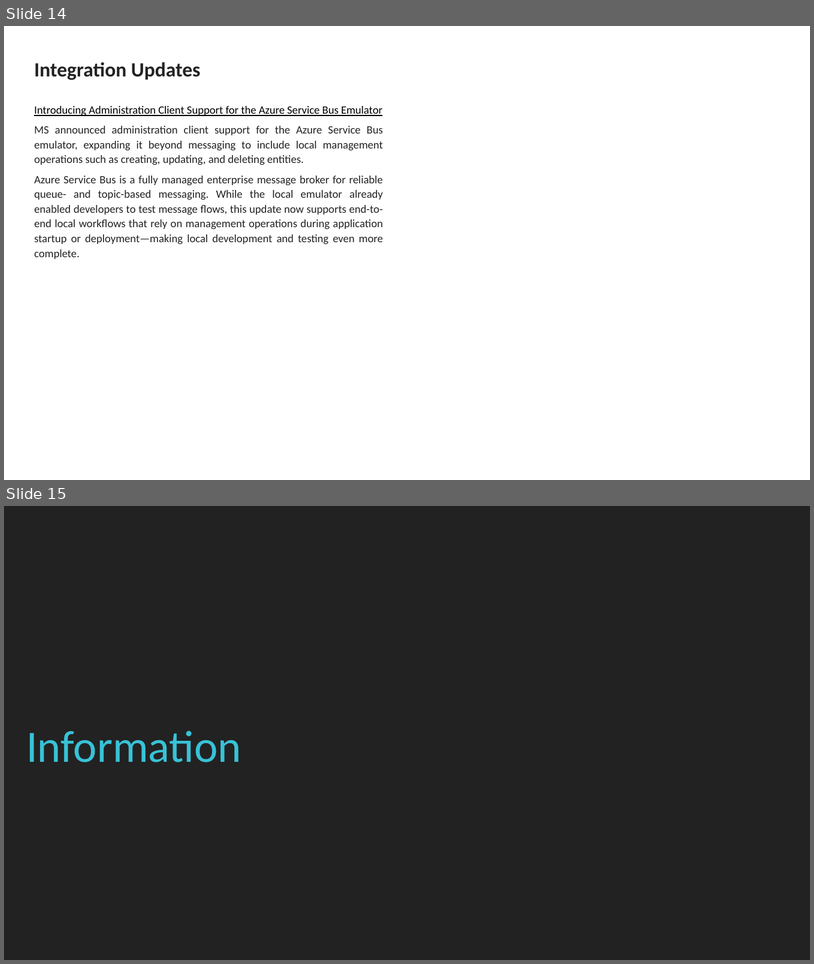
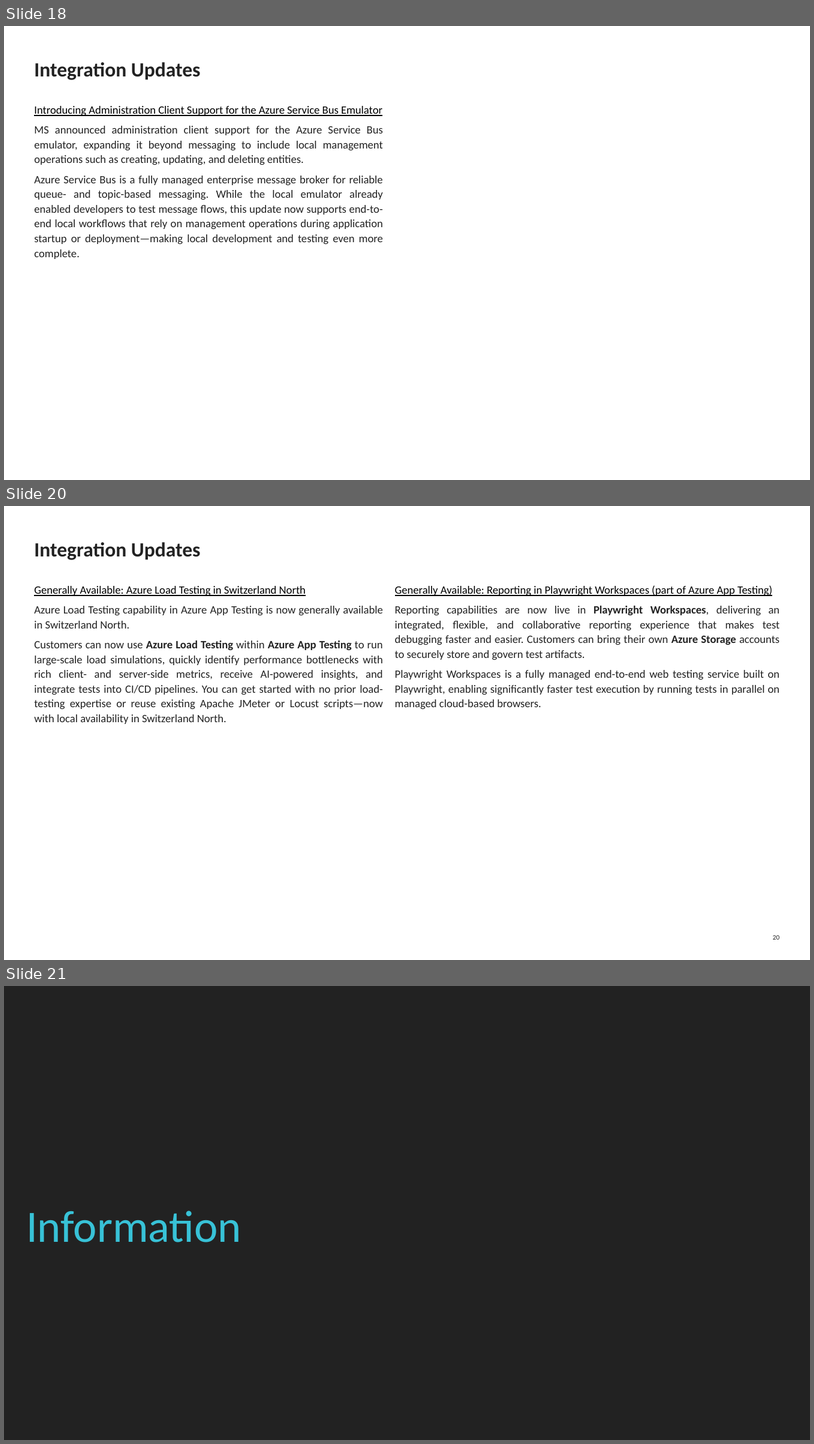
Before and after one commit to azureTimes/meetups, a slide deck: 00_presentation/2026/azureTimes190/AzureTimes_190.pptx. Shown one above the other, each under a label of ours: slides 14 and 15 before the commit, slides 18, 20 and 21 after it; the slides between them are not shown. The pictures are 814x964 and 814x1444 pixels, drawn with LibreOffice and Linux fonts; fonts in the diff are those of the drawing. Boxes give left, top, right and bottom in pixels: in the first picture for what was removed or moved away, otherwise in the second. Text is boxed around its words. In the diff, an @@ line names an element or a change of style, - is before the commit and + after.

Commit message:
Azure Times 190

```diff
--- a/00_presentation/2026/azureTimes190/AzureTimes_190.pptx
+++ b/00_presentation/2026/azureTimes190/AzureTimes_190.pptx
@@ slide 20 added at (4,506,810,960), background #FFFFFF @@
@@ title added at (34,542,201,560), 18 pt, text #222222, bold @@
+Integration Updates
@@ text added at (34,586,383,724), 10 pt, text #222222 @@
+Generally Available: Azure Load Testing in Switzerland North
+Azure Load Testing capability in Azure App Testing is now generally available in Switzerland North.
+Customers can now use Azure Load Testing within Azure App Testing to run large-scale load simulations, quickly identify performance bottlenecks with rich client- and server-side metrics, receive AI-powered insights, and integrate tests into CI/CD pipelines. You can get started with no prior load-testing expertise or reuse existing Apache JMeter or Locust scripts—now with local availability in Switzerland North.
@@ text added at (395,585,780,709), 10 pt, text #222222 @@
+Generally Available: Reporting in Playwright Workspaces (part of Azure App Testing)
+Reporting capabilities are now live in Playwright Workspaces, delivering an integrated, flexible, and collaborative reporting experience that makes test debugging faster and easier. Customers can bring their own Azure Storage accounts to securely store and govern test artifacts.
+Playwright Workspaces is a fully managed end-to-end web testing service built on Playwright, enabling significantly faster test execution by running tests in parallel on managed cloud-based browsers.
@@ page number added at (773,934,780,939), 6 pt, text #222222 @@
+20
@@ what was slide 14 is now slide 18 @@
@@ what was slide 15 is now slide 21 @@
```
Also in this commit, not shown: 2 slides changed, 5 other slides added.
